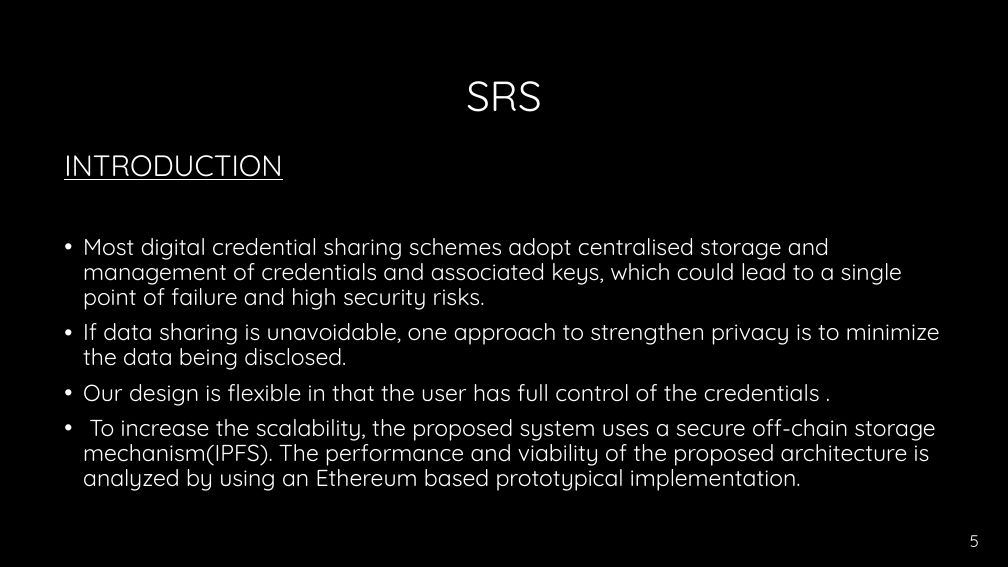
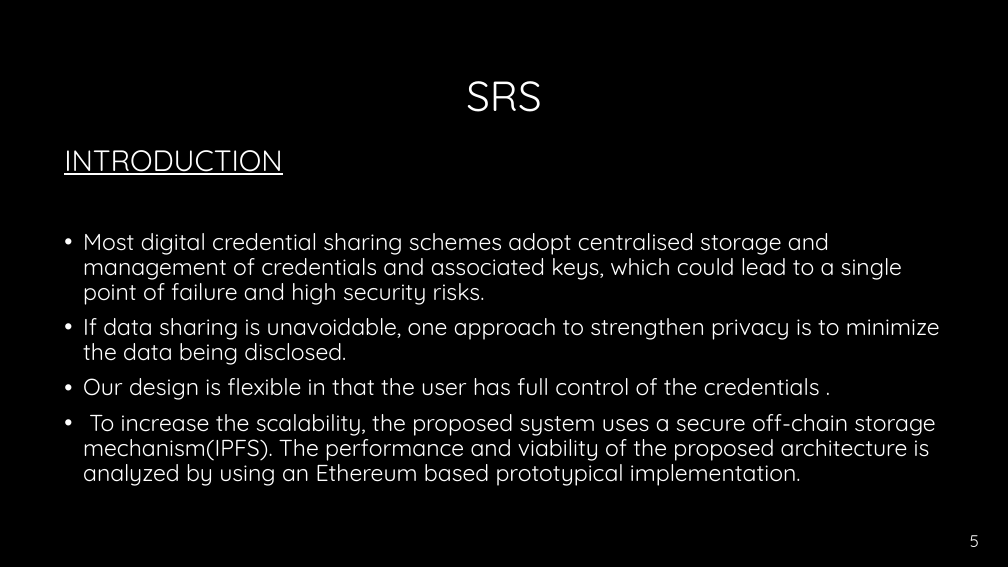
Before and after one commit to Annsunny595/ppt, a slide deck: slide 5 of Presentation PROJECT.pptx. Drawn at 1008x567 pixels with LibreOffice and Linux fonts; fonts in the diff are those of the drawing; background and template pictures are left out. Boxes give left, top, right and bottom in pixels: in the first picture for what was removed or moved away, otherwise in the second. Text is boxed around its words. In the diff, an @@ line names an element or a change of style, - is before the commit and + after.

```diff
--- a/Presentation PROJECT.pptx
+++ b/Presentation PROJECT.pptx
@@ text "INTRODUCTION": place and size @@
-text "INTRODUCTION" at (64, 155, 940, 491)
+text "INTRODUCTION" at (64, 150, 940, 486)
```
Also in this commit, not shown: 7 other slides changed, 5 slides removed.
